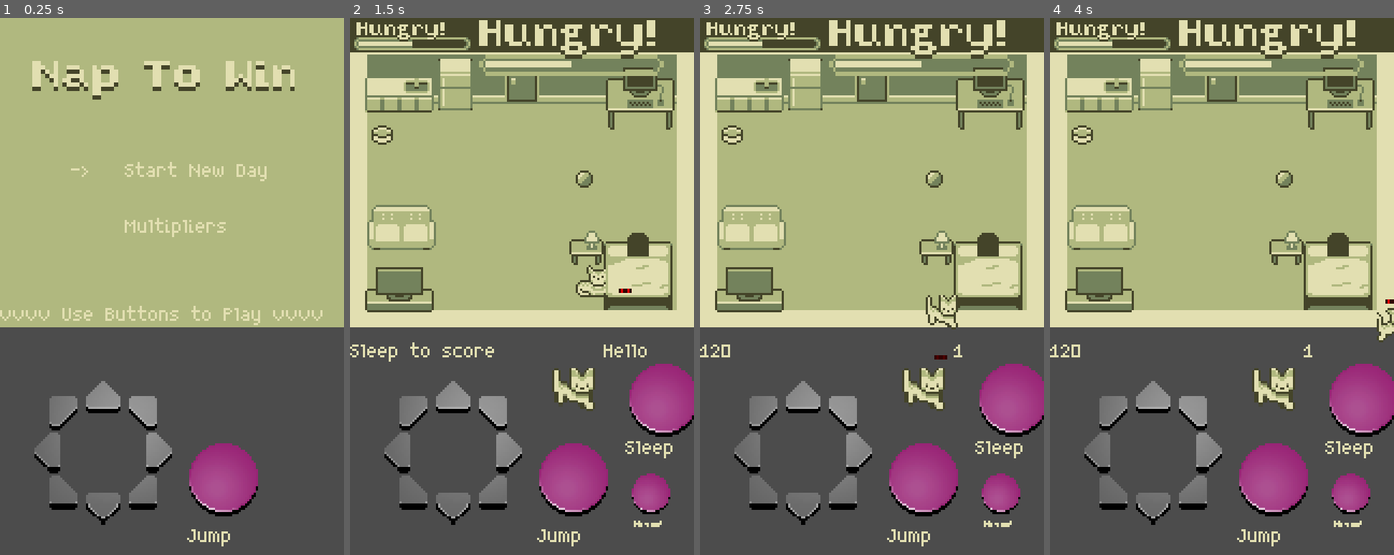
Above: before the commit, frames 1-4 (left to right).
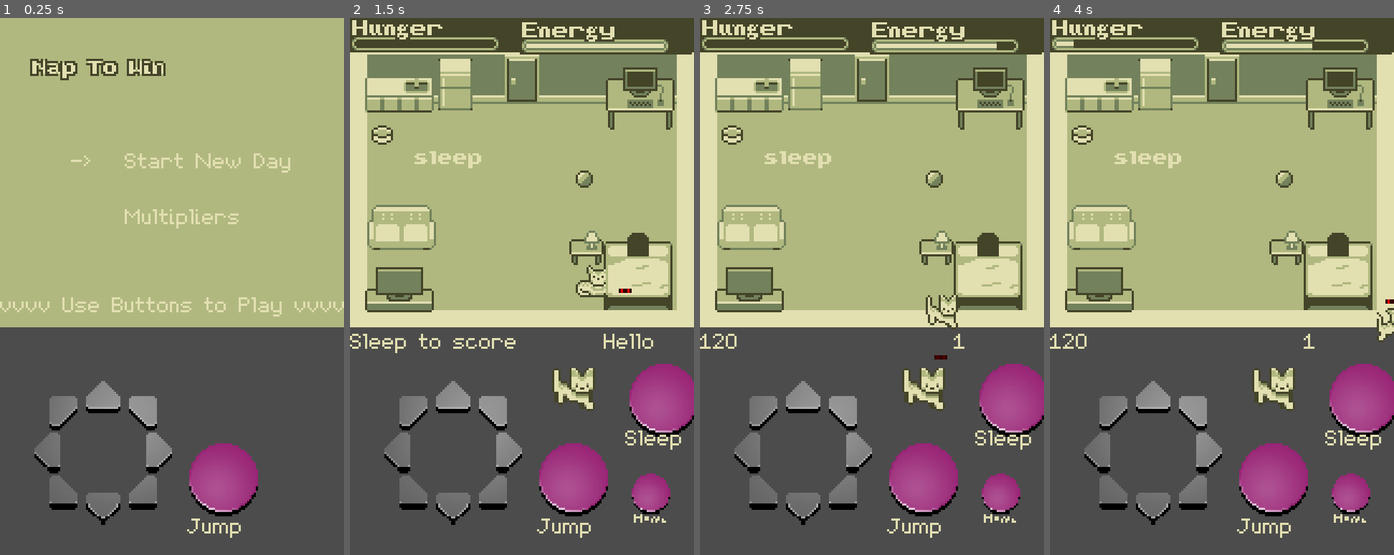
Above: after the commit, the same moments.

Repository: RoxT/legendary-octo-eureka
Game: Godot game, scene res://MainMenu.tscn
Two runs of this game, one before a commit and one after it. Both use one fixed random seed, a clock stepped at 60 frames per second and the inputs below.
Inputs:
- Up to frame 1 (0.25 s): no input
- Up to frame 2 (1.5 s): tap Enter at 0.5 s; hold Right (ui_right) 0.53-1.25 s; tap S (sleep) at 0.6 s; tap Space (jump) at 0.77 s; click "Sleep" at 1.25 s
- Up to frame 3 (2.75 s): hold Down (ui_down) from 2.03 s (still down); tap S (sleep) at 2.1 s; tap Space (jump) at 2.27 s
- Up to frame 4 (4 s): release Down (ui_down) at 2.78 s; hold Right (ui_right) 2.78-3.53 s; tap S (sleep) at 2.85, 3.6 s; hold Up (ui_up) from 3.53 s (still down); tap Space (jump) at 3.77 s

The runs differ from the first frame. In frame 1, 5.0% of the frame differs, in the area x 0-100%, y 7-99%; in frame 2, 5.5%, in the area x 0-100%, y 0-99%; in frame 3, 4.8%; in frame 4, 4.6%.

Commit message:
fixed font sizes

Diff:
--- a/Main.tscn
+++ b/Main.tscn
@@ -27,6 +27,9 @@
 [ext_resource path="res://resources/HumanSprites.tres" type="SpriteFrames" id=25]
 [ext_resource path="res://textures/meter-bg1.png" type="Texture" id=26]
 [ext_resource path="res://textures/meter-bar.png" type="Texture" id=27]
+[ext_resource path="res://resources/Tinierfont.tres" type="DynamicFont" id=28]
+[ext_resource path="res://resources/TinyFont.tres" type="DynamicFont" id=29]
+[ext_resource path="res://resources/TinyBoldFont.tres" type="DynamicFont" id=30]
 
 [sub_resource type="RectangleShape2D" id=1]
 extents = Vector2( 16, 13 )
@@ -362,7 +365,6 @@
 text = "Sleep to score"
 
 [node name="Bars" parent="Node2D" instance=ExtResource( 5 )]
-visible = false
 anchor_right = 0.0
 anchor_bottom = 0.0
 margin_left = -1.0
@@ -483,31 +485,54 @@
 margin_bottom = 15.0
 text = "Paused"
 
+[node name="TinyLabel" type="Label" parent="Node2D"]
+margin_left = -124.0
+margin_top = 68.0
+margin_right = -84.0
+margin_bottom = 81.0
+custom_fonts/font = ExtResource( 29 )
+text = "sleep"
+
+[node name="TinierLabel" type="Label" parent="Node2D"]
+margin_left = -122.0
+margin_top = 87.0
+margin_right = -76.0
+margin_bottom = 103.0
+custom_fonts/font = ExtResource( 28 )
+text = "sleep"
+
+[node name="BoldLabel" type="Label" parent="Node2D"]
+margin_left = 30.0
+margin_top = 62.0
+margin_right = 94.0
+margin_bottom = 78.0
+custom_fonts/font = ExtResource( 30 )
+text = "sleep"
+
 [node name="BigBar" type="Position2D" parent="Node2D"]
-position = Vector2( 30, 35 )
+position = Vector2( -129, 40 )
 
 [node name="TextureProgress" type="TextureProgress" parent="Node2D/BigBar"]
-margin_left = 30.0
+margin_left = 49.0
 margin_top = -18.0
-margin_right = 84.0
+margin_right = 103.0
 margin_bottom = -12.0
-rect_scale = Vector2( 1.59384, 1.6 )
 value = 50.0
 rounded = true
 texture_under = ExtResource( 26 )
 texture_progress = ExtResource( 27 )
 
 [node name="Label" type="Label" parent="Node2D/BigBar"]
-margin_left = 30.0
-margin_top = -34.0
-margin_right = 114.0
-margin_bottom = -18.0
+margin_left = 50.0
+margin_top = -25.0
+margin_right = 134.0
+margin_bottom = -9.0
 theme = ExtResource( 13 )
 theme_type_variation = "head"
 text = "Hungry!"
 
 [node name="LittleBar2" type="Position2D" parent="Node2D"]
-position = Vector2( -28, 27 )
+position = Vector2( -124, 68 )
 
 [node name="TextureProgress" type="TextureProgress" parent="Node2D/LittleBar2"]
 margin_left = 30.0
--- a/resources/MyTheme.tres
+++ b/resources/MyTheme.tres
@@ -1,22 +1,19 @@
-[gd_resource type="Theme" load_steps=5 format=2]
+[gd_resource type="Theme" load_steps=4 format=2]
 
 [ext_resource path="res://resources/Tinierfont.tres" type="DynamicFont" id=1]
 [ext_resource path="res://resources/TinyFont.tres" type="DynamicFont" id=2]
-[ext_resource path="res://resources/TinierFontOld.tres" type="DynamicFont" id=3]
 [ext_resource path="res://resources/TinyBoldFont.tres" type="DynamicFont" id=4]
 
 [resource]
-default_font = ExtResource( 3 )
+default_font = ExtResource( 2 )
 Label/colors/font_color = Color( 0.886275, 0.87451, 0.694118, 1 )
 RichTextLabel/colors/default_color = Color( 0.886275, 0.87451, 0.694118, 1 )
 font/fonts/Tinier = ExtResource( 1 )
-font/fonts/TinierOld = ExtResource( 3 )
 font/fonts/Tiny = ExtResource( 2 )
 font/fonts/TinyBold = ExtResource( 4 )
 head/base_type = "Label"
 head/colors/font_color_shadow = Color( 0.266667, 0.266667, 0.160784, 1 )
 head/colors/font_outline_modulate = Color( 1, 0, 0, 1 )
-head/constants/shadow_as_outline = 0
-head/constants/shadow_offset_x = 0
-head/constants/shadow_offset_y = 2
+head/constants/shadow_as_outline = 1
+head/constants/shadow_offset_y = 1
 head/fonts/font = ExtResource( 4 )
--- a/resources/Tinierfont.tres
+++ b/resources/Tinierfont.tres
@@ -4,4 +4,5 @@
 font_path = "res://resources/Tinier2.ttf"
 
 [resource]
+size = 8
 font_data = SubResource( 1 )
--- a/resources/TinyBoldFont.tres
+++ b/resources/TinyBoldFont.tres
@@ -3,4 +3,5 @@
 [ext_resource path="res://resources/TinierB3.ttf" type="DynamicFontData" id=1]
 
 [resource]
+size = 8
 font_data = ExtResource( 1 )
--- a/resources/TinyFont.tres
+++ b/resources/TinyFont.tres
@@ -4,4 +4,5 @@
 font_path = "res://resources/Tiny2.ttf"
 
 [resource]
+size = 9
 font_data = SubResource( 3 )
Not shown: 1 places in Main.tscn that only renumber resources
